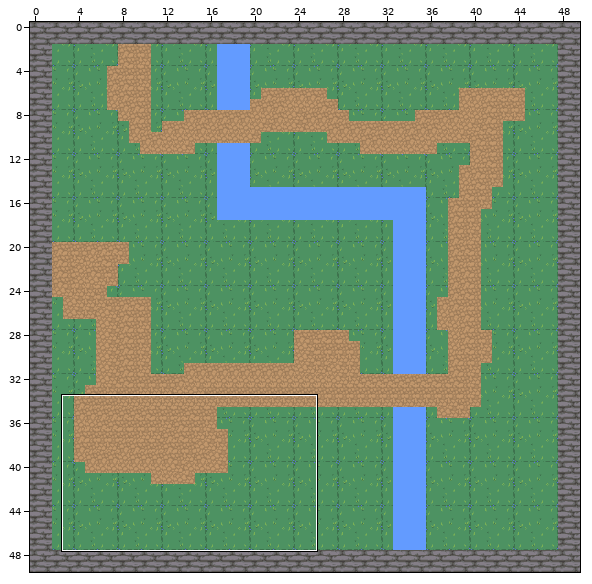
An edit to a level. Tiled map, carte.tmx. Above: a wide view before the commit, with the close-up outlined.
Close-up. Before:
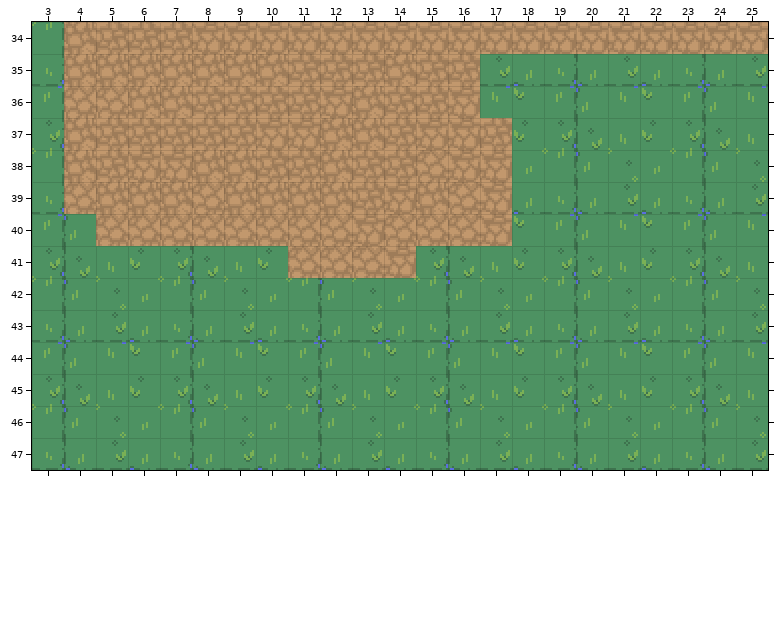
Cells are 16x16 px. Shown: x 3..25, y 34..47. The commit also changed other parts of the map, which this record leaves out.
Once edited:
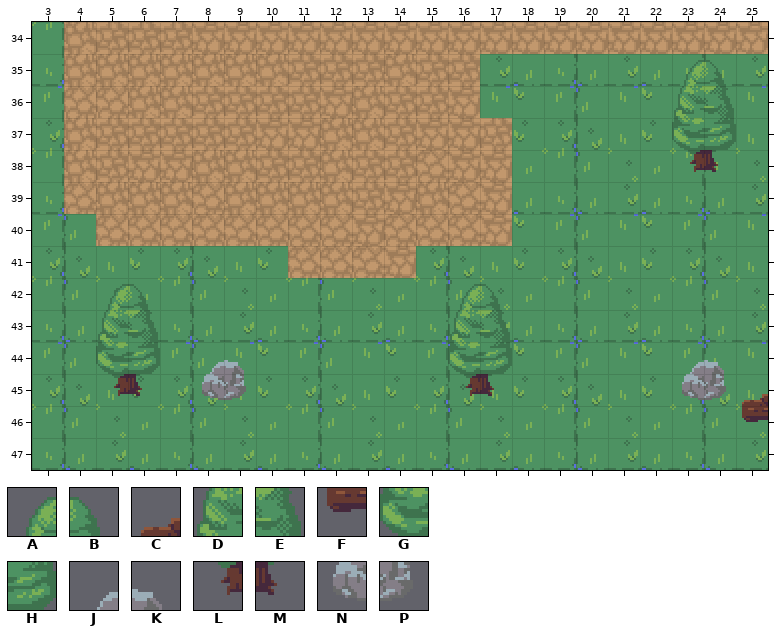
Key: from "nature": A 0, B 1, C 8, D 40, E 41, F 48, G 80, H 81, J 84, K 85, L 120, M 121, N 124, P 125.
_ is an empty cell, . an unchanged one.
Tiles of an added or newly shown layer are drawn over the layers below it.
What changed:
--- layer "decorations" (added)
@@ x 23..24 @@
-35 __
-36 __
-37 __
-38 __
+35 AB
+36 DE
+37 GH
+38 LM
@@ x 5..25 @@
-42 __.........__........
-43 __.........__........
-44 __.__......__.....__.
-45 __.__......__.....___
-46 ...................._
+42 AB.........AB........
+43 DE.........DE........
+44 GH.JK......GH.....JK.
+45 LM.NP......LM.....NPC
+46 ....................F
Boxes around the changes in both close-ups, in picture pixels (x1, y1, x2, y2):
added: (672, 60, 736, 172)
added: (96, 284, 160, 396)
added: (448, 284, 512, 396)
added: (202, 360, 246, 400)
added: (682, 360, 768, 422)
